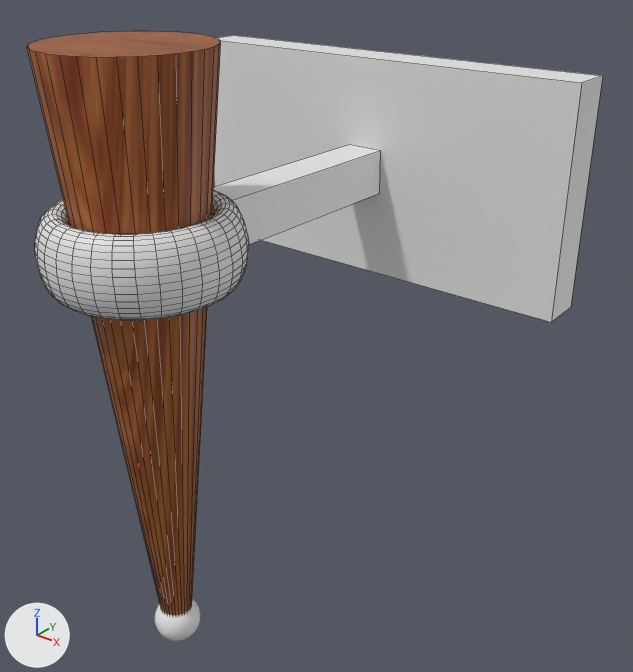
Renders of the Blender file Sources/torch.blend from each side of a commit.
Both versions are drawn from a 50 mm lens placed at (0.47, -1.699, 1.617), pointed at (0.04, -1.161, 1.284). Arrows for +X, +Y and +Z are at lower left; the lights stay in place. Mesh edges are drawn as thin lines on the coarser meshes.
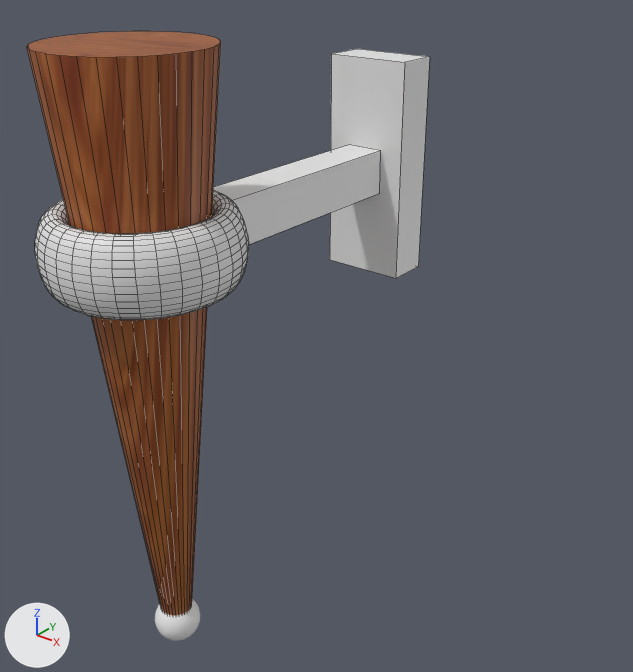
The edits, one by one:
me_cube_002 has 1051 vertices, 1031 faces and spans x -11.1..11.1, y -0.4..1.5, z -5.0..5.0.
me_cube_002 is used by ob_cube; location (0.0, -1.306, 1.4); scale (-0.018, 0.2, -0.02).
me_cube_002 part 1: the loose piece of 8 vertices spanning x -11.1..11.1, y 1.3..1.5, z -5.0..5.0 is scaled about its middle by (0.2, 1, 1).

Boxes [x1, y1, x2, y2] around the edits, measured in the pictures (633 x 672 px; the box of a moved part takes in the faces that stretch with it):
'Cube', reshaped (30% narrower): before [35, 35, 603, 322]; after [35, 49, 430, 320]
part 1 of me_cube_002, moved or reshaped: before [214, 35, 603, 322]; after [330, 49, 430, 278]
